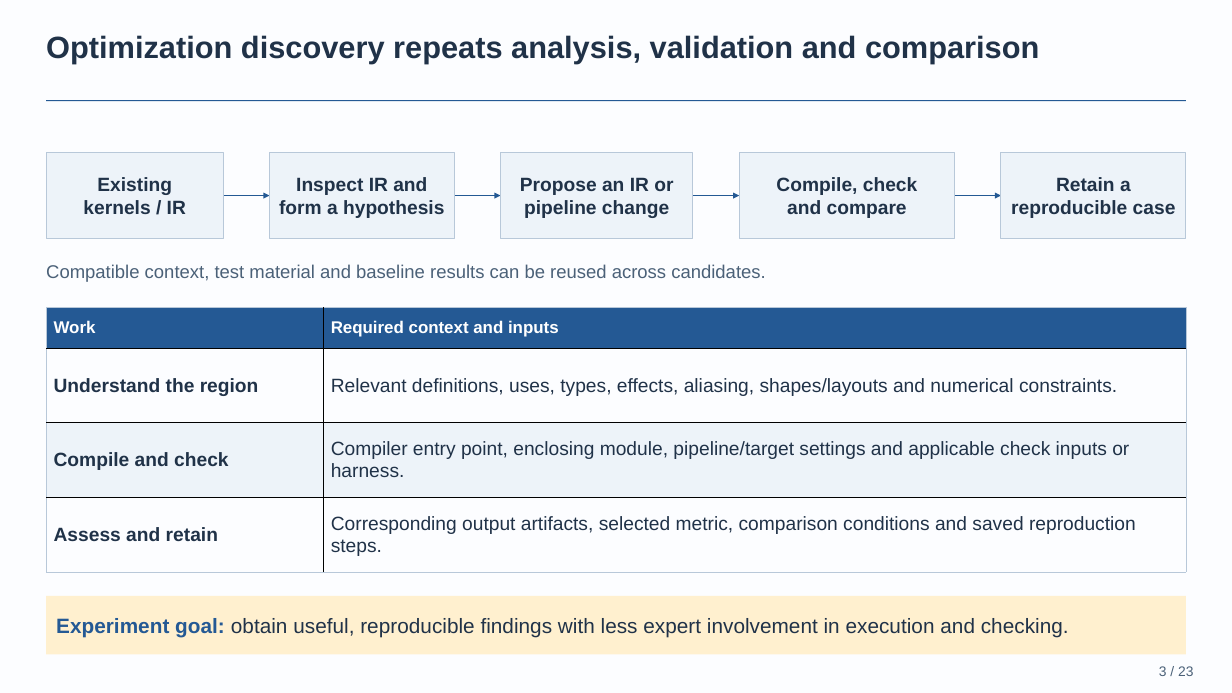
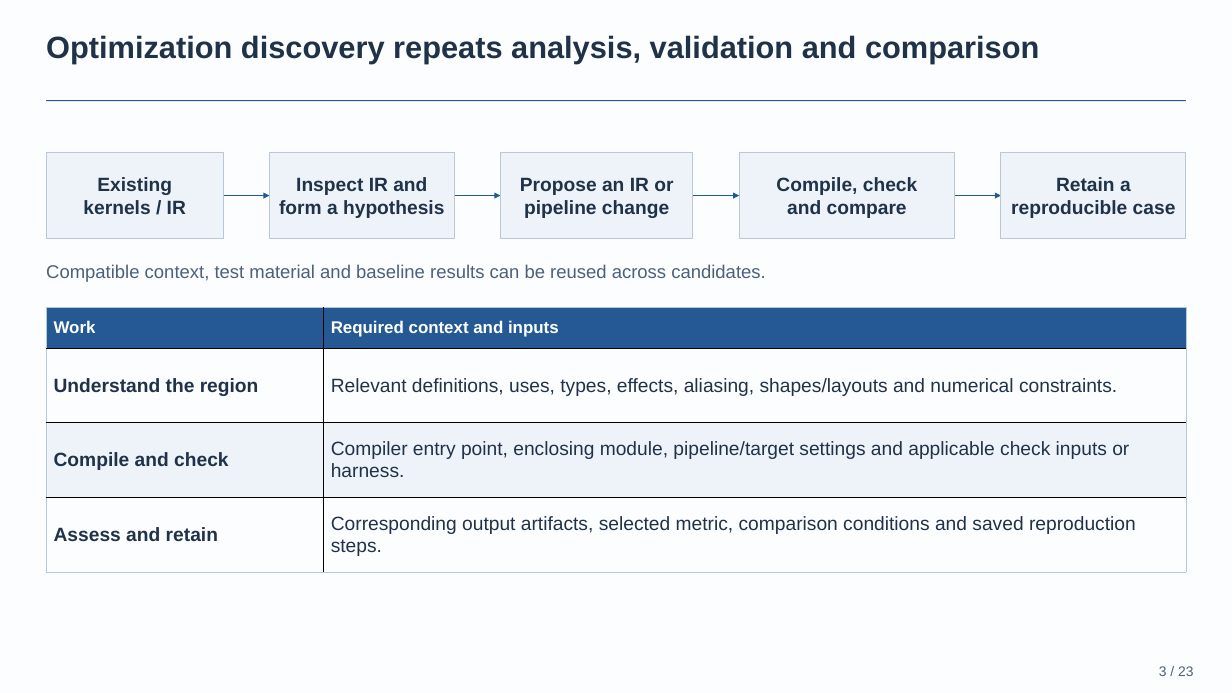
Before and after one commit to BonZirka/ascend-npu-optimization-research, a slide deck: slide 3 of output/ascend-optimization-pitch/ascend-optimization-technical.pptx. Drawn at 1232x693 pixels with LibreOffice and Linux fonts; fonts in the diff are those of the drawing. Boxes give left, top, right and bottom in pixels: in the first picture for what was removed or moved away, otherwise in the second. Text is boxed around its words. In the diff, an @@ line names an element or a change of style, - is before the commit and + after.

Commit message:
Remove experiment goal band from slide three

```diff
--- a/output/ascend-optimization-pitch/ascend-optimization-technical.pptx
+++ b/output/ascend-optimization-pitch/ascend-optimization-technical.pptx
@@ rectangle removed at <box>46,596,1185,654</box> @@
-Experiment goal: obtain useful, reproducible findings with less expert involvement in execution and checking.
```
Also in this commit, not shown: 2 other files.
